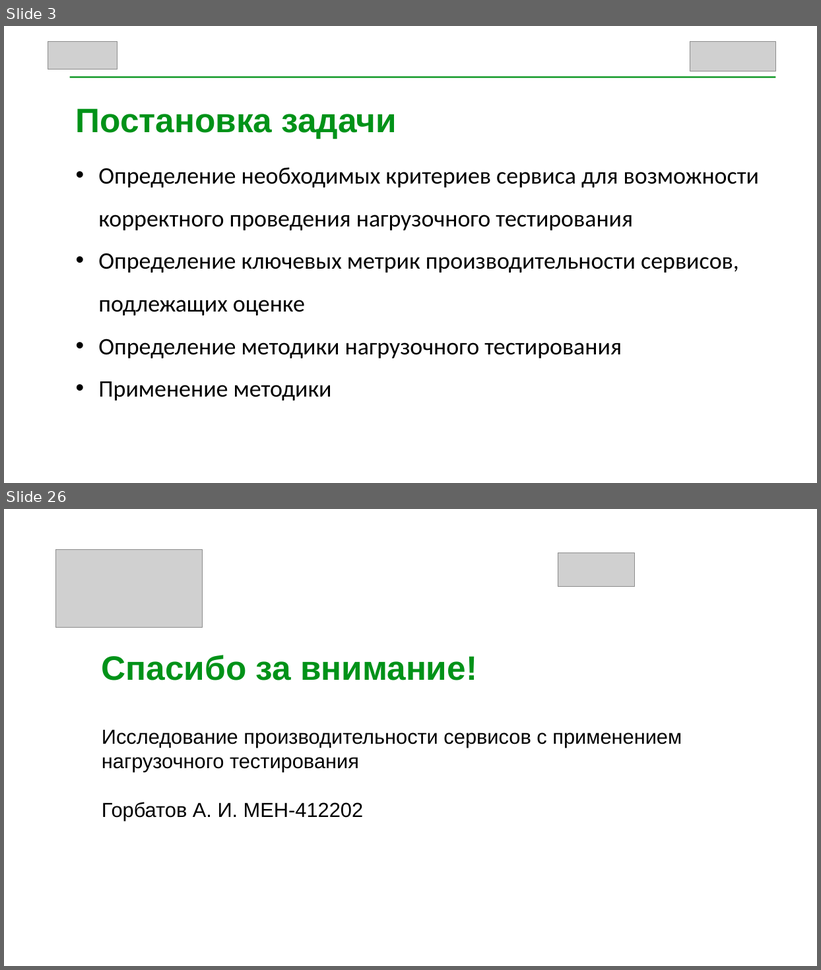
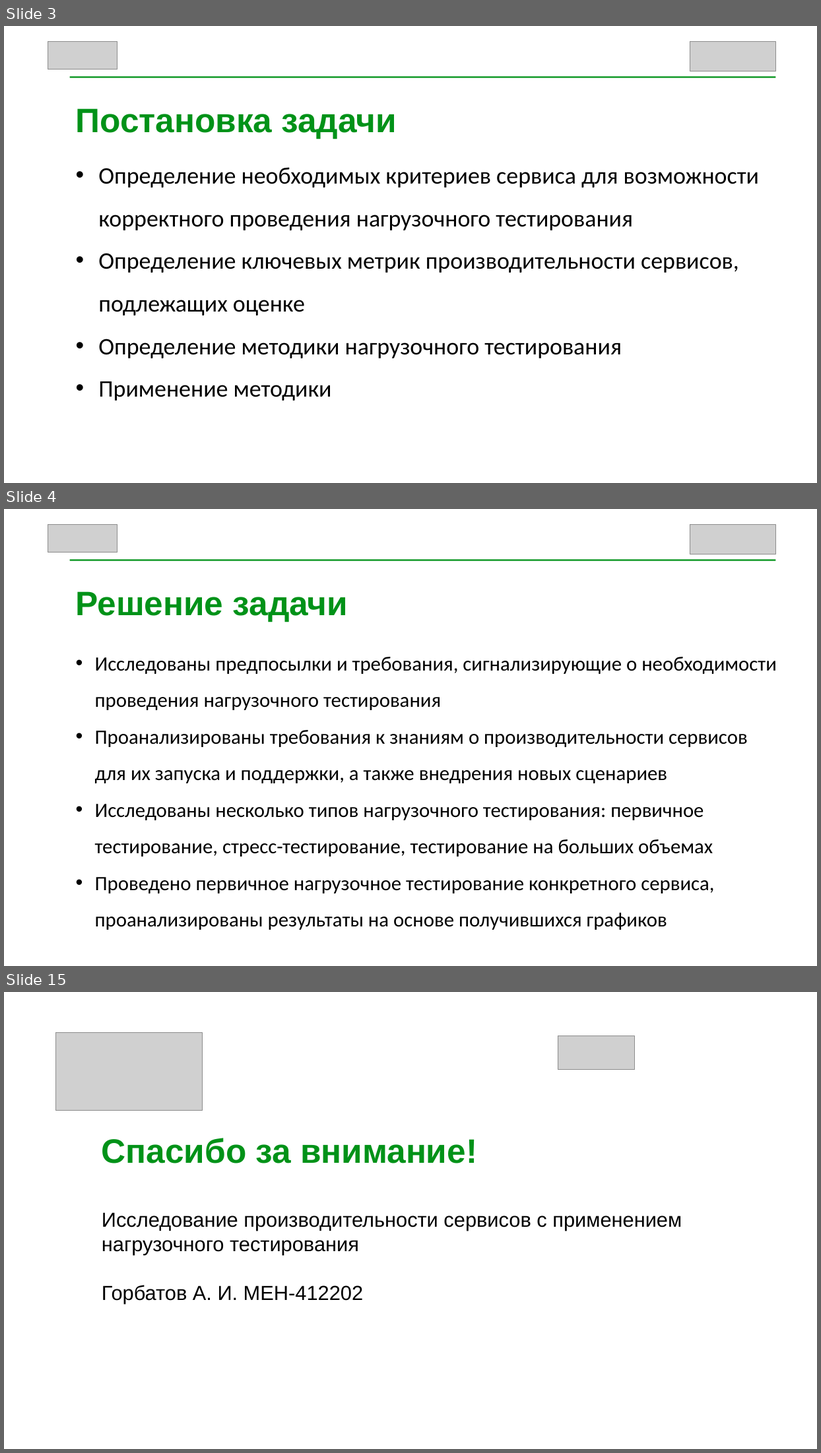
Before and after one commit to SilversShade/diplom-epta, a slide deck: Slides.pptx. Shown one above the other, each under a label of ours: slides 3 and 26 before the commit, slides 3, 4 and 15 after it; the slides between them are not shown. The pictures are 821x970 and 821x1453 pixels, drawn with LibreOffice and Linux fonts; fonts in the diff are those of the drawing; grey boxes stand for pictures; background and template pictures are left out. Boxes give left, top, right and bottom in pixels: in the first picture for what was removed or moved away, otherwise in the second. Text is boxed around its words. In the diff, an @@ line names an element or a change of style, - is before the commit and + after.

```diff
--- a/Slides.pptx
+++ b/Slides.pptx
@@ slide 4 added at (x1=4, y1=509, x2=817, y2=966), background #FFFFFF @@
@@ picture added at (x1=48, y1=524, x2=118, y2=553) @@
@@ picture added at (x1=690, y1=524, x2=776, y2=554) @@
@@ rectangle added at (x1=70, y1=560, x2=776, y2=561), fill #009218 @@
@@ text added at (x1=76, y1=591, x2=348, y2=622), 40 pt, text #009218, bold @@
+Решение задачи
@@ text added at (x1=95, y1=657, x2=777, y2=930), 24 pt, text #000000 @@
+• Исследованы предпосылки и требования, сигнализирующие о необходимости проведения нагрузочного тестирования
+• Проанализированы требования к знаниям о производительности сервисов для их запуска и поддержки, а также внедрения новых сценариев
+• Исследованы несколько типов нагрузочного тестирования: первичное тестирование, стресс-тестирование, тестирование на больших объемах
+• Проведено первичное нагрузочное тестирование конкретного сервиса, проанализированы результаты на основе получившихся графиков
@@ what was slide 26 is now slide 15 @@
```
Also in this commit, not shown: 10 slides changed, 12 slides removed.
